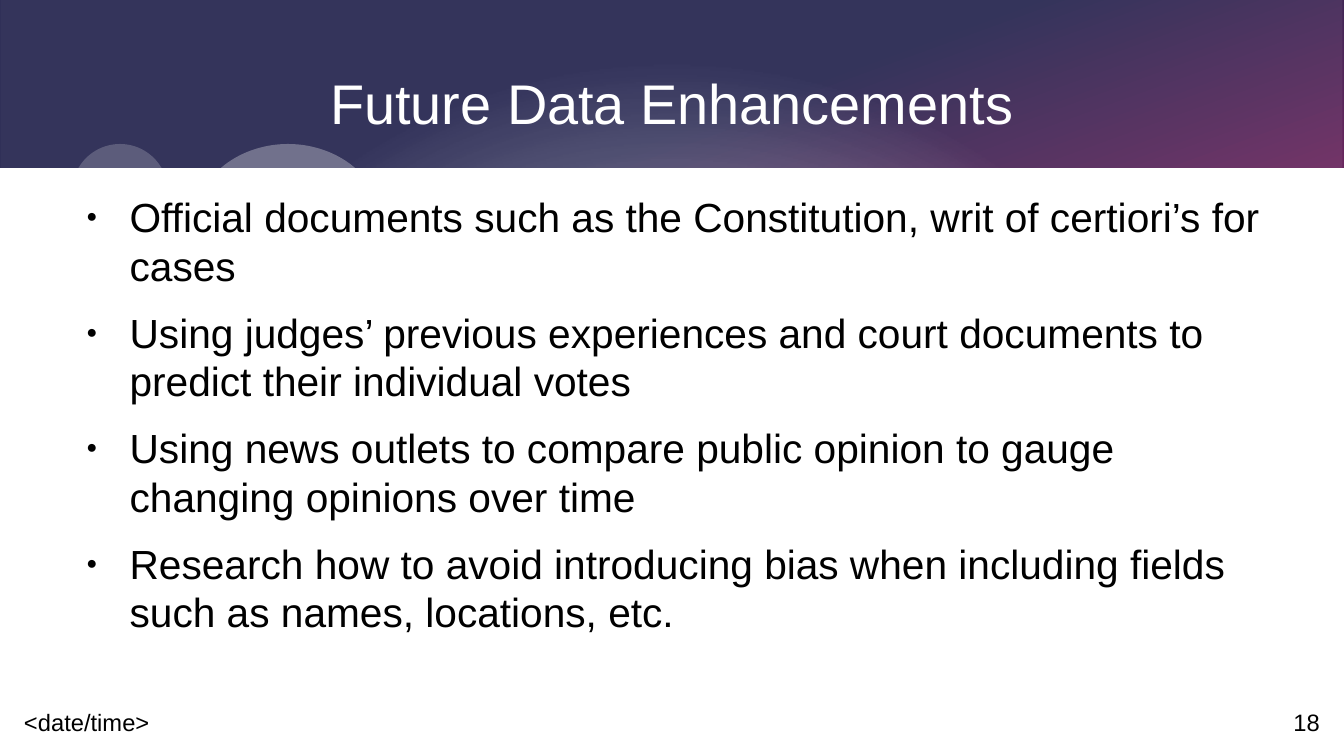
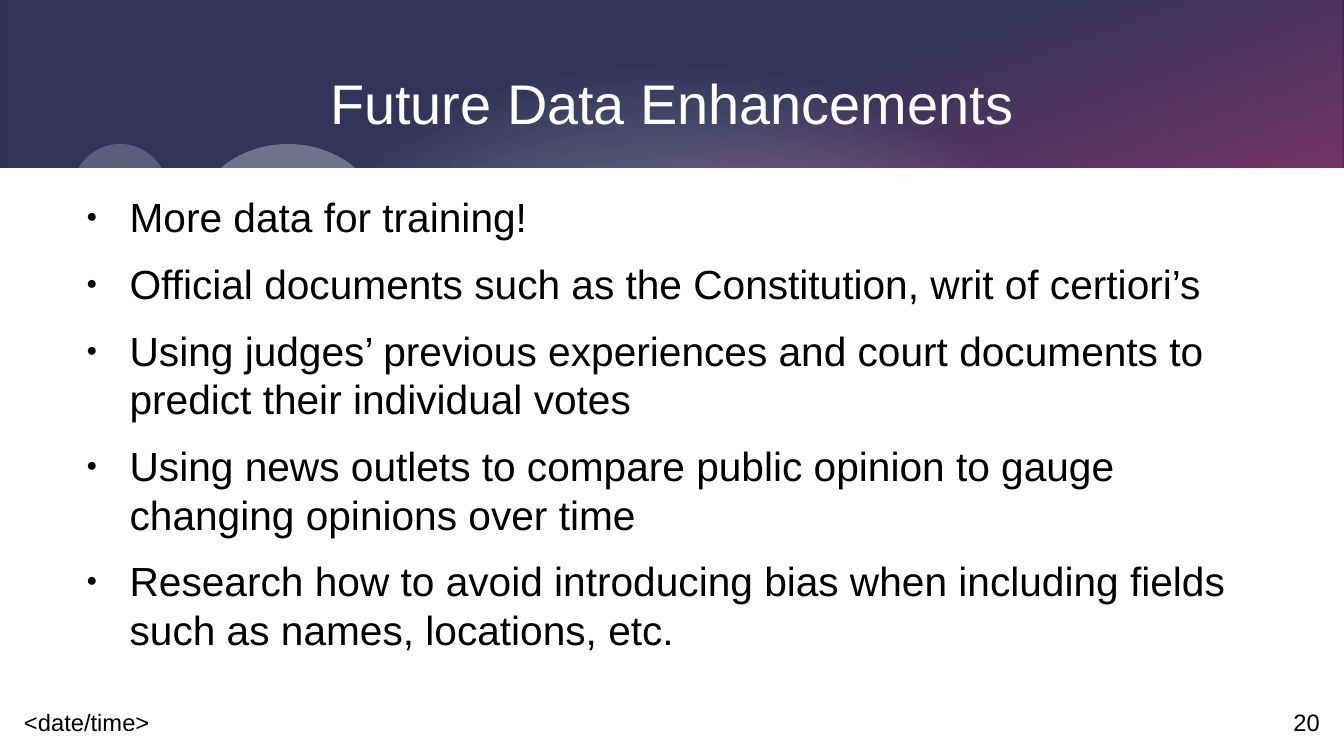
Before and after one commit to RMLanders/filevine_casestudy, a slide deck: slide 20 of presentation.odp (slide 18 before the commit). Drawn at 1344x756 pixels with LibreOffice and Linux fonts; fonts in the diff are those of the drawing. Boxes give left, top, right and bottom in pixels: in the first picture for what was removed or moved away, otherwise in the second. Text is boxed around its words. In the diff, an @@ line names an element or a change of style, - is before the commit and + after.

```diff
--- a/presentation.odp
+++ b/presentation.odp
@@ text at [130,202,1201,305]: text changed @@
-● Official documents such as the Constitution, writ of certiori’s for cases
+● More data for training!
+● Official documents such as the Constitution, writ of certiori’s
@@ page number at [1293,714,1319,732]: text changed @@
-18
+20
```
Also in this commit, not shown: 5 other slides changed, 5 slides added, 3 slides removed, 2 other files.
